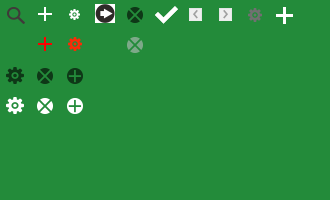
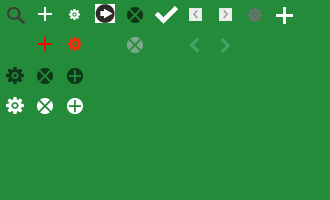
The second 330×200 image is a revision of the first. Changes to its layers:
added layer "Arrow 拷贝" (70%) above "Arrow" over [221, 38, 230, 53]
added layer "Arrow" (70%) above "矢量智能对象 拷贝 17" over [189, 37, 199, 53]
